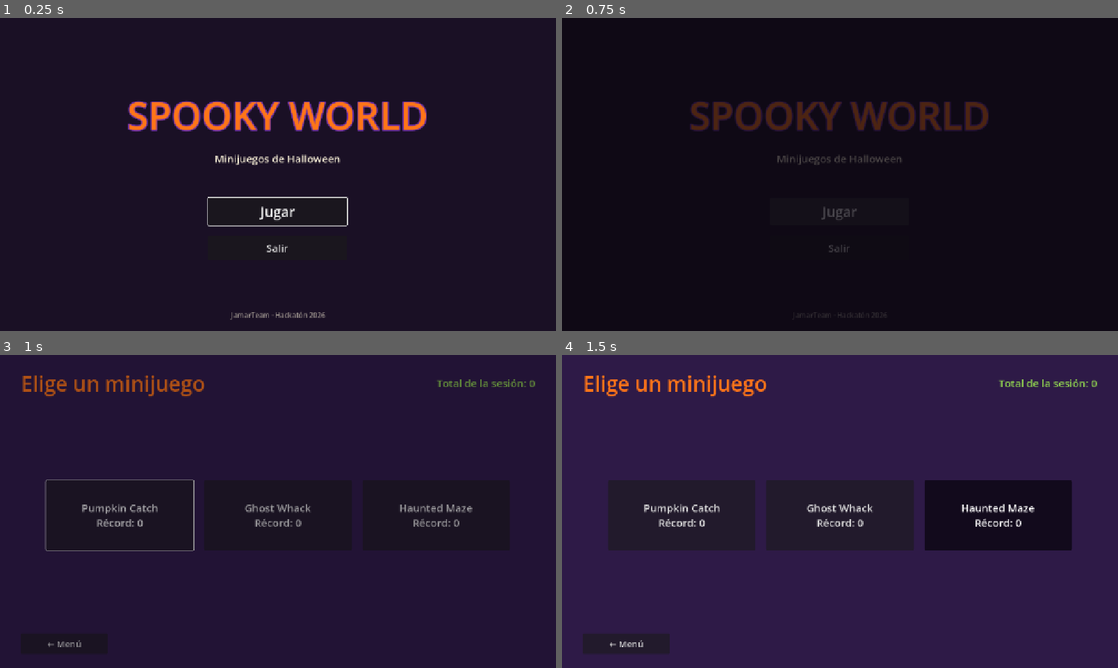
Above: before the commit, frames 1-4 (two rows, left to right).
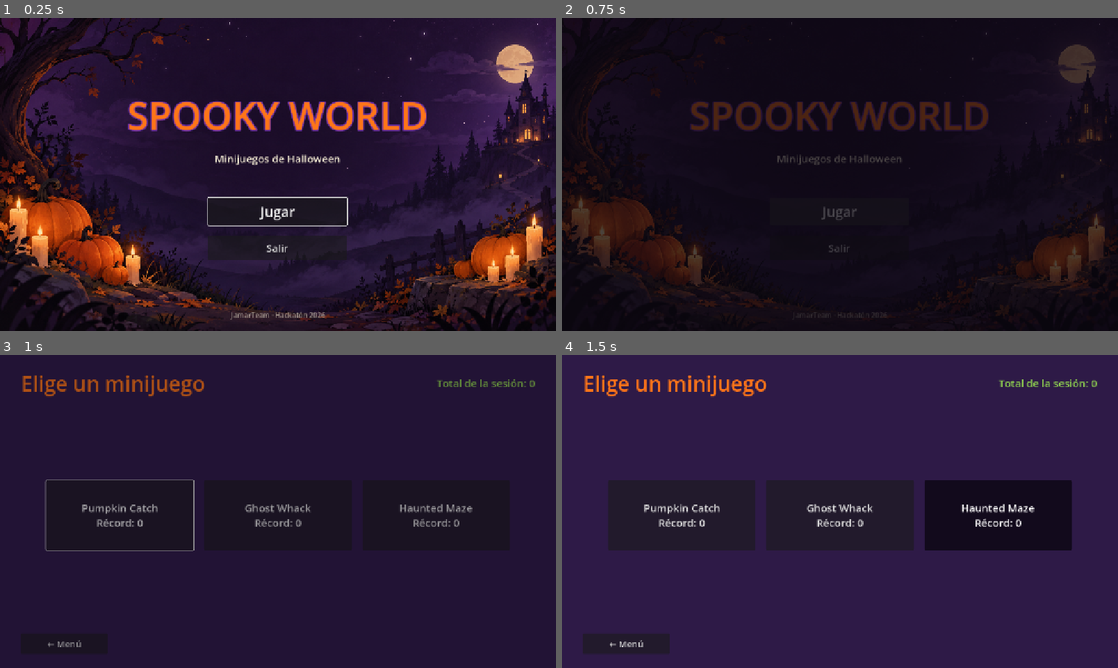
Above: after the commit, the same moments.

Repository: Davin-coder/spooky-world
Game: Godot game, scene res://scenes/main_menu/main_menu.tscn
Two runs of this game, one before a commit and one after it. Both use one fixed random seed, a clock stepped at 60 frames per second and the inputs below.
Inputs (mouse positions are in pixels of both pictures, inside the frame that each line leads up to):
- Up to frame 1 (0.25 s): no input
- Up to frame 2 (0.75 s): click "Jugar" at 0.5 s
- Up to frame 3 (1 s): no input
- Up to frame 4 (1.5 s): move the mouse to (962, 495) at 1.27 s; hold D (move_right) from 1.28 s (still down); click (962, 495) at 1.42 s

The runs differ from the first frame. In frame 1, 28% of the frame differs, in the area x 0-100%, y 0-100%; in frame 2, 6.5%; in frame 3, nothing differs; in frame 4, nothing differs.

Commit message:
diseno: plan de mejoras y fondo temporal del menu

Diff:
--- a/scenes/main_menu/main_menu.tscn
+++ b/scenes/main_menu/main_menu.tscn
@@ -1,6 +1,7 @@
 [gd_scene format=3]
 
 [ext_resource type="Script" path="res://scenes/main_menu/main_menu.gd" id="1_menu"]
+[ext_resource type="Texture2D" path="res://assets/art/ui/ui_menu_background.png" id="2_background"]
 
 [node name="MainMenu" type="Control"]
 layout_mode = 3
@@ -11,14 +12,17 @@
 grow_vertical = 2
 script = ExtResource("1_menu")
 
-[node name="Background" type="ColorRect" parent="."]
+[node name="Background" type="TextureRect" parent="."]
 layout_mode = 1
 anchors_preset = 15
 anchor_right = 1.0
 anchor_bottom = 1.0
 grow_horizontal = 2
 grow_vertical = 2
-color = Color(0.101961, 0.0627451, 0.145098, 1)
+mouse_filter = 2
+texture = ExtResource("2_background")
+expand_mode = 1
+stretch_mode = 6
 
 [node name="Center" type="CenterContainer" parent="."]
 layout_mode = 1
Binary file added: assets/art/ui/ui_menu_background.png
Not shown, added: assets/art/ui/ui_menu_background.png.import
Not shown, added: tools/flow_test.gd.uid
Not shown, changed: README.md
Not shown, changed: docs/ASSETS.md
Not shown, added: docs/AUDIO.md
Not shown, added: docs/PLAN_MEJORAS.md
Not shown, added: docs/UX_UI.md
